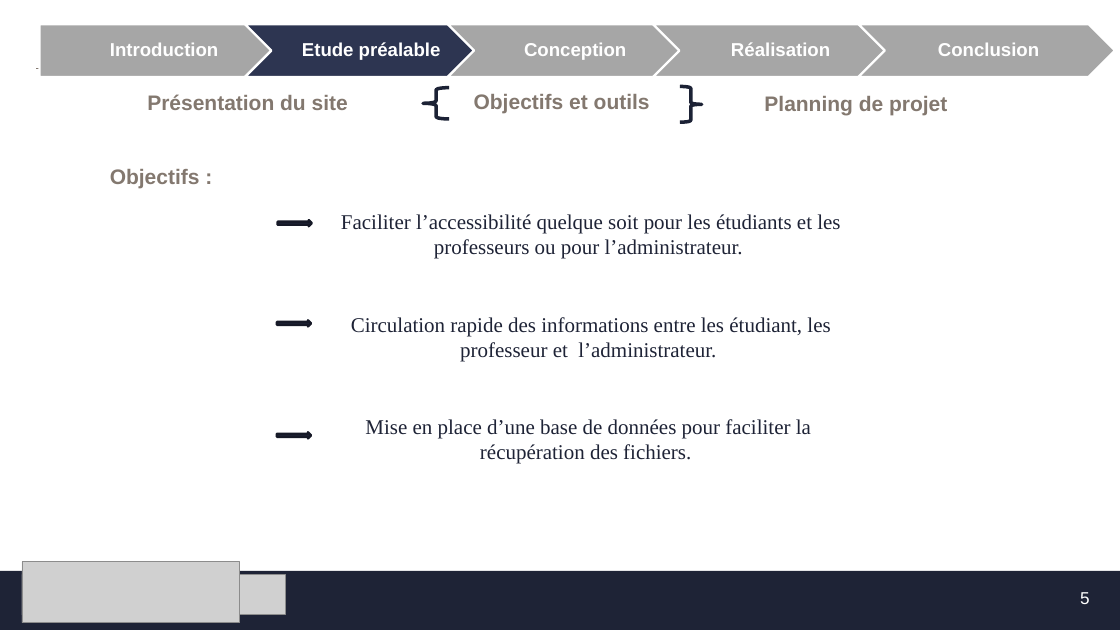
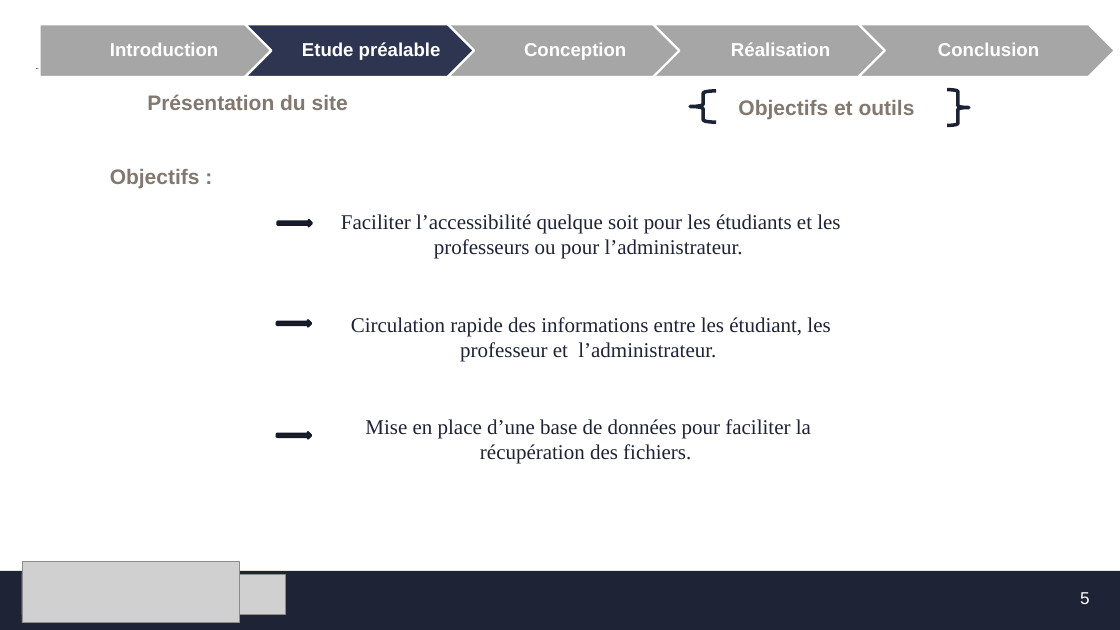
Before and after one commit to MF-13/E-Learning_Platforme, a slide deck: slide 5 of Présentation_PFE1.pptx. Drawn at 1120x630 pixels with LibreOffice and Linux fonts; fonts in the diff are those of the drawing; grey boxes stand for pictures; background and template pictures are left out. Boxes give left, top, right and bottom in pixels: in the first picture for what was removed or moved away, otherwise in the second. Text is boxed around its words. In the diff, an @@ line names an element or a change of style, - is before the commit and + after.

```diff
--- a/Présentation_PFE1.pptx
+++ b/Présentation_PFE1.pptx
@@ left brace: place and size @@
-left brace at (423, 87, 450, 118)
+left brace at (691, 91, 717, 122)
@@ text "Objectifs et outils": place and size @@
-text "Objectifs et outils" at (474, 94, 650, 113)
+text "Objectifs et outils" at (738, 100, 915, 120)
@@ text removed at (764, 96, 947, 115) @@
-Planning de projet
@@ right brace: place and size @@
-right brace at (680, 87, 702, 123)
+right brace at (947, 90, 969, 126)
```
Also in this commit, not shown: 6 other slides changed, 2 slides removed, 2 other files.
